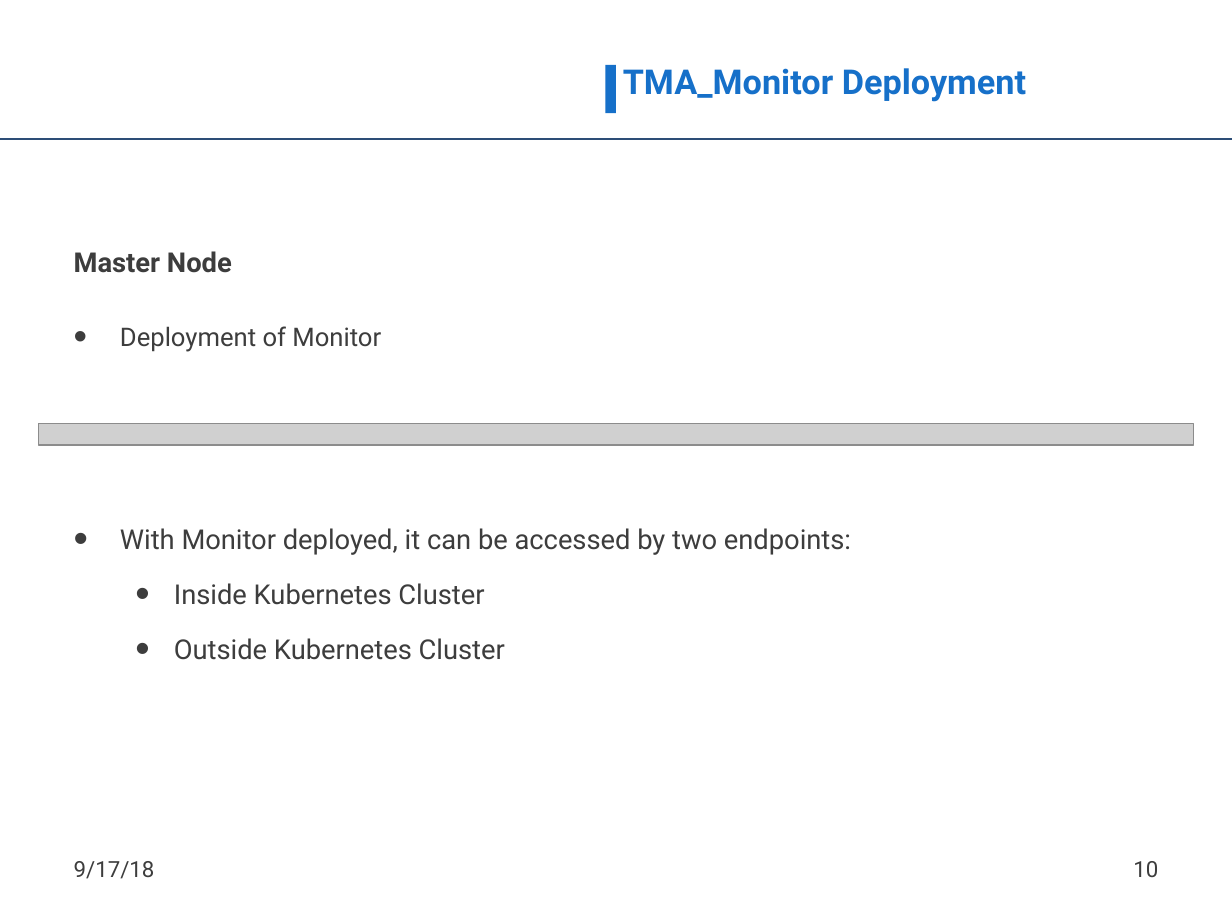
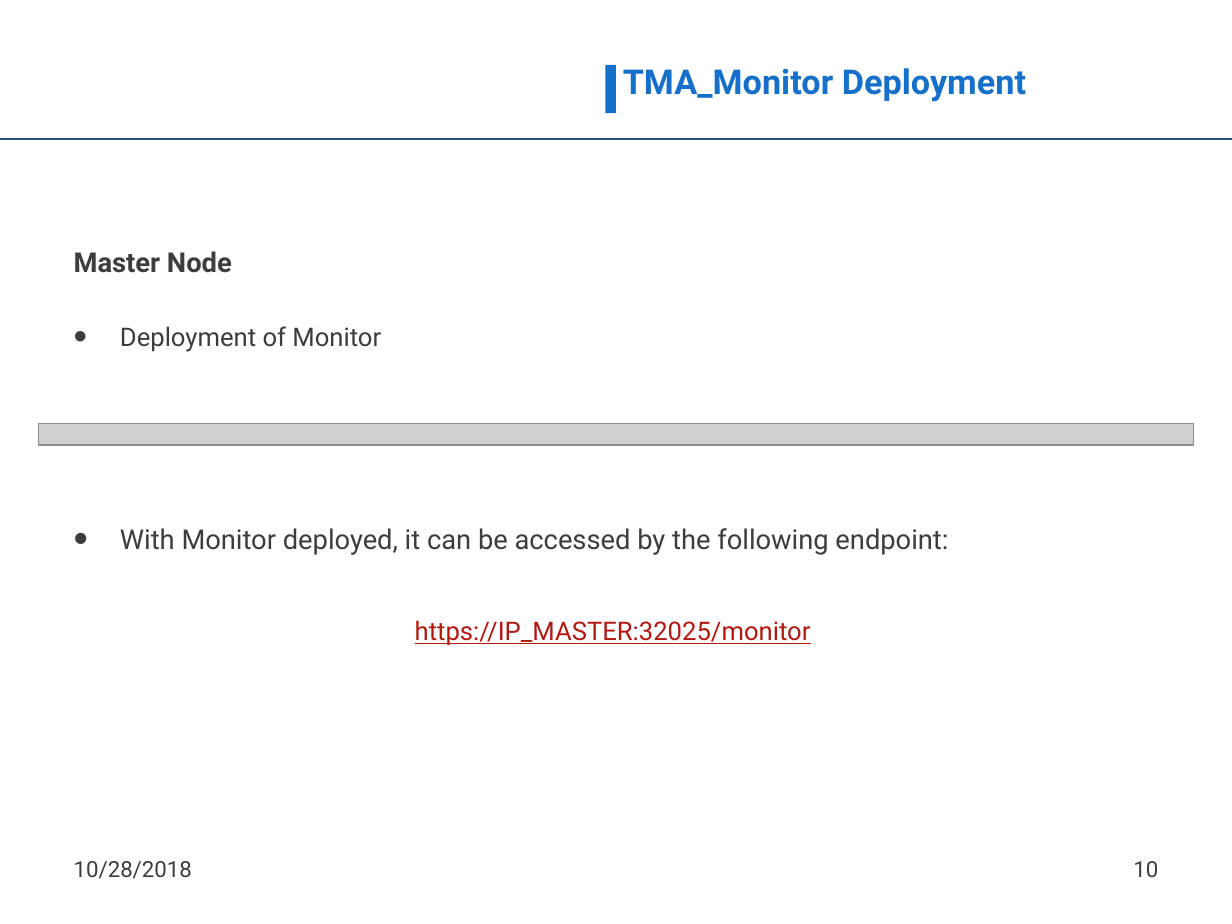
Before and after one commit to nmsa/tma-framework, a slide deck: slide 10 of documents/ATMOSPHERE_TMA_Framework_usage.pptx. Drawn at 1232x924 pixels with LibreOffice and Linux fonts; fonts in the diff are those of the drawing; grey boxes stand for pictures; background and template pictures are left out. Boxes give left, top, right and bottom in pixels: in the first picture for what was removed or moved away, otherwise in the second. Text is boxed around its words. In the diff, an @@ line names an element or a change of style, - is before the commit and + after.

```diff
--- a/documents/ATMOSPHERE_TMA_Framework_usage.pptx
+++ b/documents/ATMOSPHERE_TMA_Framework_usage.pptx
@@ text at box(120, 528, 948, 646): text changed @@
-• With Monitor deployed, it can be accessed by two endpoints:
-  • Inside Kubernetes Cluster
-  • Outside Kubernetes Cluster
+• With Monitor deployed, it can be accessed by the following endpoint:
+https://IP_MASTER:32025/monitor
@@ text at box(74, 861, 192, 879): text changed @@
-9/17/18
+10/28/2018
```
Also in this commit, not shown: 31 other slides changed, 1 slide removed.
